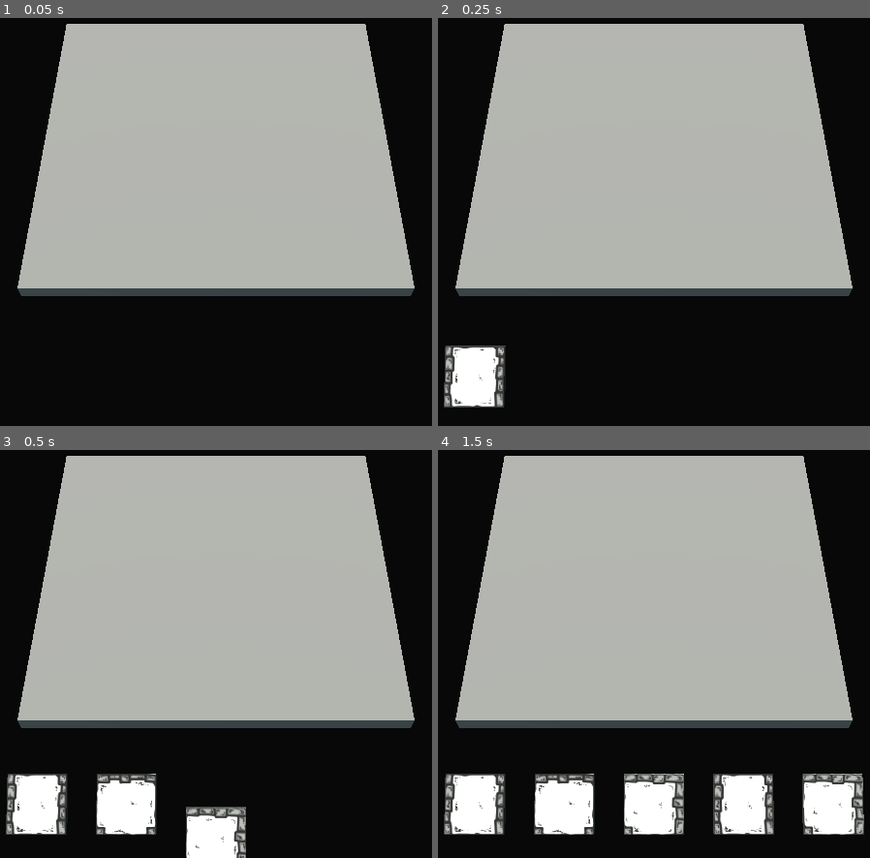
Above: before the commit, frames 1-4 (two rows, left to right).
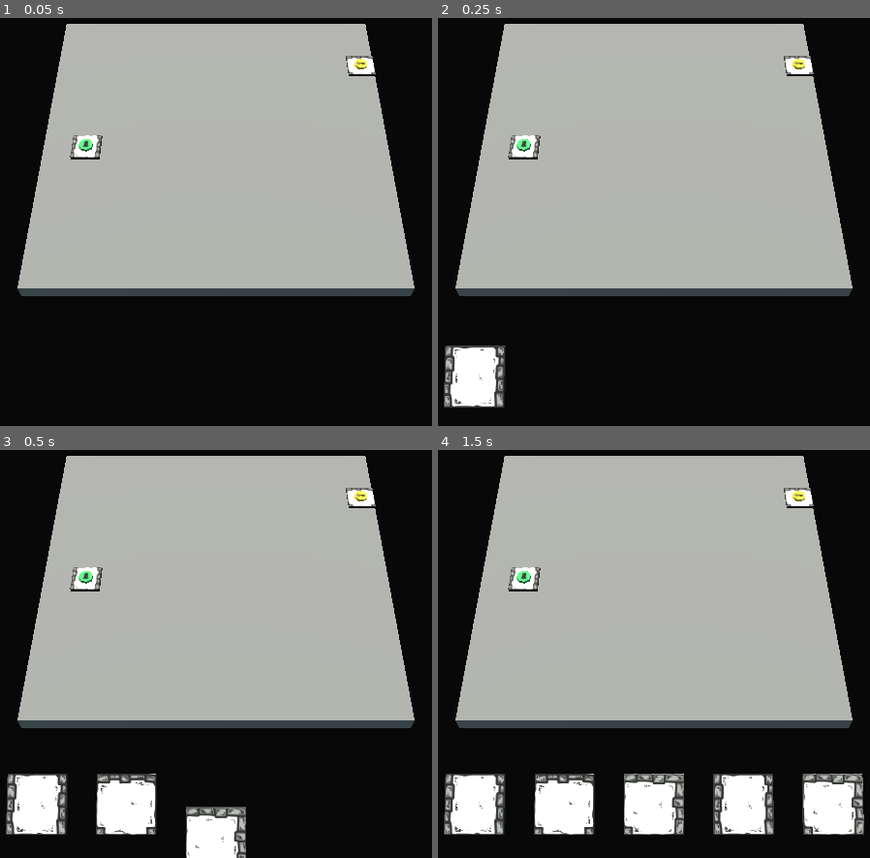
Above: after the commit, the same moments.

Repository: Cybierre-Koffee-Studio/GameOff2023
Game: Godot game, scene res://scenes/main.tscn
Same seed, same stepped clock (60 frames per second), same inputs: the game is played once before the commit and once after it.
Inputs (mouse positions are in pixels of both pictures, inside the frame that each line leads up to):
- Up to frame 1 (0.05 s): no input
- Up to frame 2 (0.25 s): no input
- Up to frame 3 (0.5 s): no input
- Up to frame 4 (1.5 s): tap Enter (ui_accept) at 0.5, 0.77, 1.25 s; move the mouse to (822, 617) at 0.52 s; hold D (AllerADroite) 0.53-1.28 s; tap S (Reculer) at 0.6 s; click (822, 617) at 0.67 s; move the mouse to (498, 662) at 1.27 s; hold Down (ui_down) from 1.28 s (still down); tap E (rotaCamDroite) at 1.35 s

The runs differ from the first frame. In frame 1, 0.7% of the frame differs, in the area x 16-87%, y 9-35%; in frame 2, 0.7%; in frame 3, 0.7%; in frame 4, 0.7%.

Commit message:
placement des tuiles clé et sortie + tokens horribles

Diff:
--- a/godot/scenes/board/board.gd
+++ b/godot/scenes/board/board.gd
@@ -2,21 +2,42 @@
 
 signal tile_placed
 
-var tileSlotScene = load("res://scenes/board/tile_slot.tscn")
+var tileSlotScene = preload("res://scenes/board/tile_slot.tscn")
+var keyTokenScene = preload("res://scenes/tokens/key_token.tscn")
+var exitTokenScene = preload("res://scenes/tokens/exit_token.tscn")
 var GRID_SIZE = 12
 var currentTileRotation = 0
 
-# Called when the node enters the scene tree for the first time.
+const tile_template_center = preload("res://scenes/tiles/tile_center.tscn")
+const tile_template_corner = preload("res://scenes/tiles/tile_corner.tscn")
+const tile_template_corridor = preload("res://scenes/tiles/tile_corridor.tscn")
+const tile_template_straight = preload("res://scenes/tiles/tile_straight.tscn")
+
+const possible_tiles : Array[PackedScene] = [tile_template_center, tile_template_corner, tile_template_corridor, tile_template_straight]
+
 func _ready():
     for i in GRID_SIZE*GRID_SIZE:
         var tileSlot: Node3D = tileSlotScene.instantiate()
-        tileSlot.position.x = i/GRID_SIZE - 5.5
-        tileSlot.position.z = i%GRID_SIZE - 5.5
+        tileSlot.position.x = i/GRID_SIZE - GRID_SIZE/2 + 0.5
+        tileSlot.position.z = i%GRID_SIZE - GRID_SIZE/2 + 0.5
         tileSlot.position.y = 0.5
         tileSlot.connect("add_tile", on_add_tile)
         add_child(tileSlot)
+    # placement de la tuile clé
+    var keyTile = possible_tiles.pick_random().instantiate()
+    keyTile.position = Vector3(randi_range(-GRID_SIZE/2, GRID_SIZE/2-1) + 0.5, 0.5, randi_range(-GRID_SIZE/2, GRID_SIZE/2-1) + 0.5)
+    add_child(keyTile)
+    var keyToken = keyTokenScene.instantiate()
+    keyToken.position = Vector3(keyTile.position.x, keyTile.position.y + 0.1, keyTile.position.z)
+    add_child(keyToken)
+    # placement de la tuile sortie
+    var exitTile = possible_tiles.pick_random().instantiate()
+    exitTile.position = Vector3(randi_range(-GRID_SIZE/2, GRID_SIZE/2-1) + 0.5, 0.5, randi_range(-GRID_SIZE/2, GRID_SIZE/2-1) + 0.5)
+    add_child(exitTile)
+    var exitToken = exitTokenScene.instantiate()
+    exitToken.position = Vector3(exitTile.position.x, exitTile.position.y + 0.1, exitTile.position.z)
+    add_child(exitToken)
 
-# Called every frame. 'delta' is the elapsed time since the previous frame.
 func _process(delta):
     if Input.is_action_just_pressed("rotate_tile"):
         currentTileRotation -= deg_to_rad(90.0)
--- /dev/null
+++ b/godot/scenes/tokens/exit_token.tscn
@@ -0,0 +1,8 @@
+[gd_scene load_steps=2 format=3 uid="uid://x7jnkpt0v6eg"]
+
+[ext_resource type="PackedScene" uid="uid://c40q6ku0siwh8" path="res://models/tokens/exit_token.glb" id="1_50uxw"]
+
+[node name="exit_marker" type="Node3D"]
+
+[node name="exit_token" parent="." instance=ExtResource("1_50uxw")]
+transform = Transform3D(0.173648, 0, -0.984808, 0, 1, 0, 0.984808, 0, 0.173648, 0, 0, 0)
--- /dev/null
+++ b/godot/scenes/tokens/key_token.tscn
@@ -0,0 +1,8 @@
+[gd_scene load_steps=2 format=3 uid="uid://bdkn1t5iiqvyd"]
+
+[ext_resource type="PackedScene" uid="uid://dsmwn1i50mord" path="res://models/tokens/key_token.glb" id="1_hd7gc"]
+
+[node name="key_marker" type="Node3D"]
+
+[node name="key_token" parent="." instance=ExtResource("1_hd7gc")]
+transform = Transform3D(0.173648, 0, -0.984808, 0, 1, 0, 0.984808, 0, 0.173648, 0, 0, 0)
Binary file added: godot/models/tokens/exit_token.glb
Not shown, added: godot/models/tokens/exit_token.glb.import
Binary file added: godot/models/tokens/exit_token_texture_exit_token.png
Not shown, added: godot/models/tokens/exit_token_texture_exit_token.png.import
Binary file added: godot/models/tokens/key_token.glb
Not shown, added: godot/models/tokens/key_token.glb.import
Binary file added: godot/models/tokens/key_token_texture_key_token.png
Not shown, added: godot/models/tokens/key_token_texture_key_token.png.import
Not shown, changed: assets/models.blend
Not shown, changed: assets/models.blend1
Not shown, added: assets/texture_exit_token.png
Not shown, added: assets/texture_key_token.png
